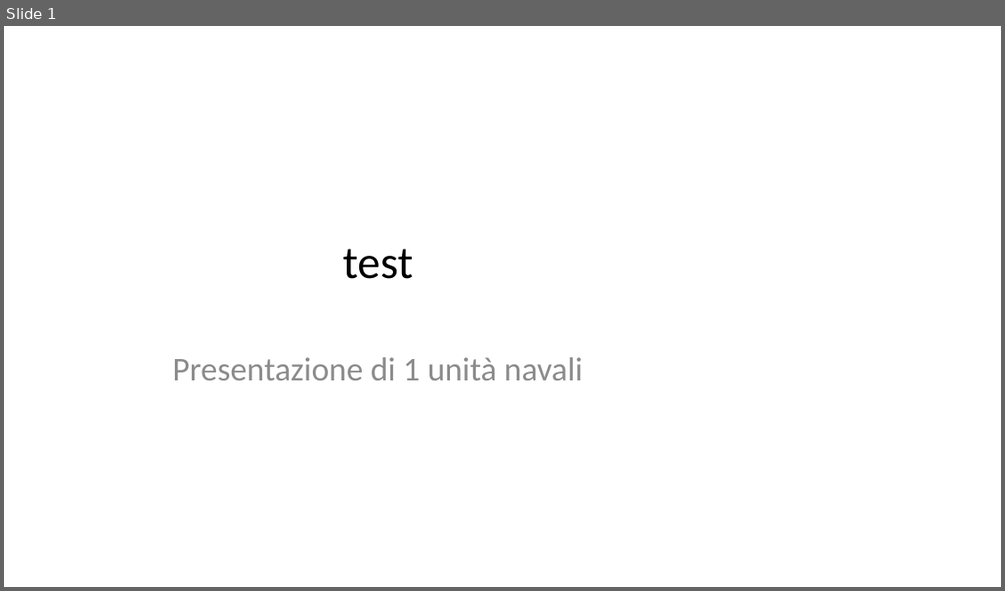
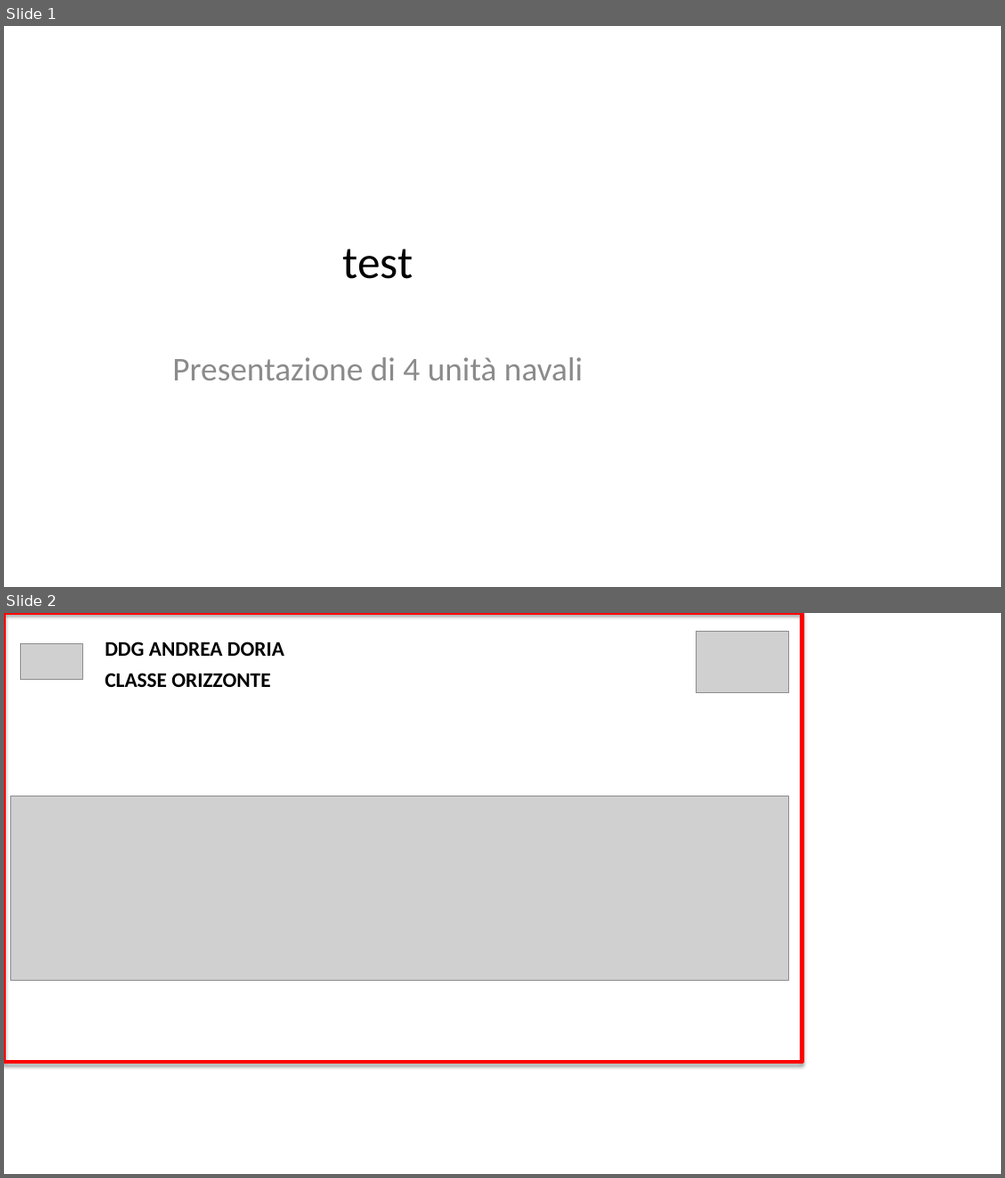
Before and after one commit to ethan0sc4r/schede_uunn, a slide deck: backend/data/exports/test_presentation.pptx. Shown one above the other, each under a label of ours: slide 1 before the commit, slides 1 and 2 after it. The pictures are 1005x591 and 1005x1178 pixels, drawn with LibreOffice and Linux fonts; fonts in the diff are those of the drawing; grey boxes stand for pictures. Boxes give left, top, right and bottom in pixels: in the first picture for what was removed or moved away, otherwise in the second. Text is boxed around its words. In the diff, an @@ line names an element or a change of style, - is before the commit and + after.

```diff
--- a/backend/data/exports/test_presentation.pptx
+++ b/backend/data/exports/test_presentation.pptx
@@ slide 2 added at (4,613,1001,1174), background #FFFFFF @@
@@ rectangle added at (4,613,802,1062), outline #FF0000 4 pt @@
@@ picture added at (696,631,788,692) @@
@@ picture added at (20,644,82,680) @@
@@ text added at (105,641,284,656), 20 pt, text #000000, bold @@
+DDG ANDREA DORIA
@@ text added at (105,673,270,687), 20 pt, text #000000, bold @@
+CLASSE ORIZZONTE
@@ picture added at (11,796,788,981) @@
@@ slide 1 changed as well @@
@@ subtitle at (172,357,582,380): text changed @@
-Presentazione di 1 unità navali
+Presentazione di 4 unità navali
```
Also in this commit, not shown: 3 other slides added, 1 slide removed, 20 other files.
